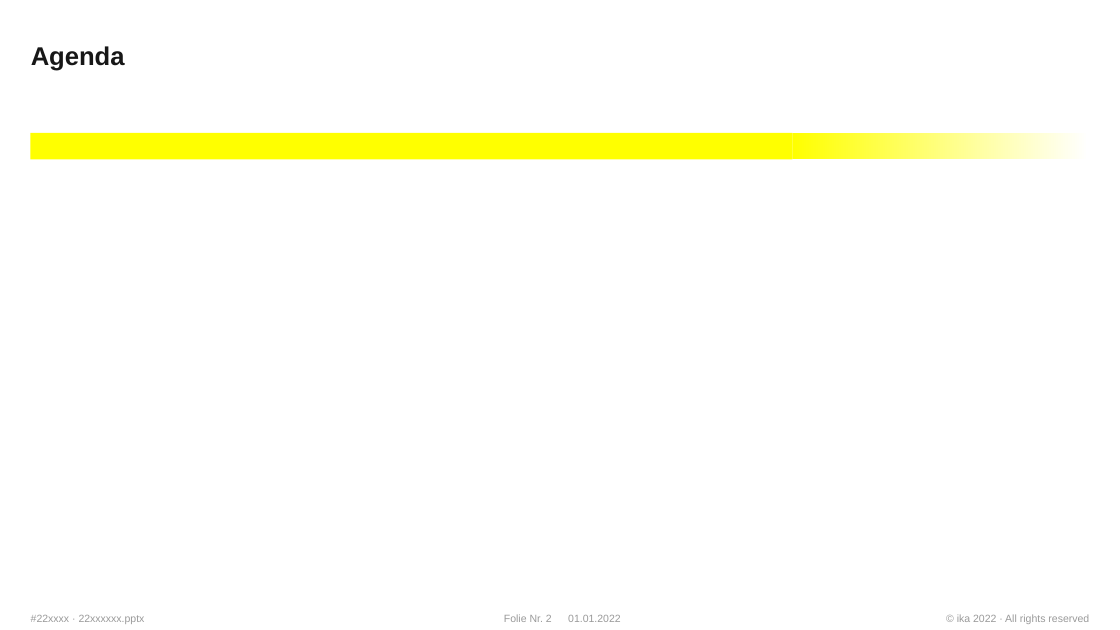
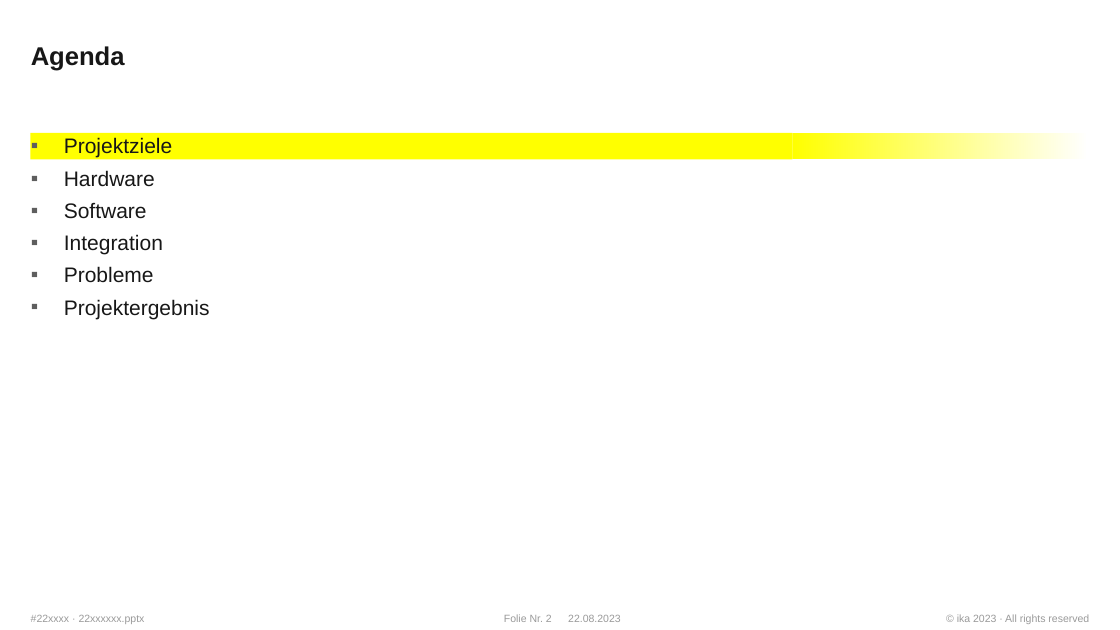
Before and after one commit to WhR4Ven/Diss_Dokument, a slide deck: slide 2 of Vortrag/SbW.pptx. Drawn at 1120x630 pixels with LibreOffice and Linux fonts; fonts in the diff are those of the drawing; background and template pictures are left out. Boxes give left, top, right and bottom in pixels: in the first picture for what was removed or moved away, otherwise in the second. Text is boxed around its words. In the diff, an @@ line names an element or a change of style, - is before the commit and + after.

```diff
--- a/Vortrag/SbW.pptx
+++ b/Vortrag/SbW.pptx
@@ text added at box(64, 137, 210, 319), 18 pt, text #171717 @@
+▪ Projektziele
+▪ Hardware
+▪ Software
+▪ Integration
+▪ Probleme
+▪ Projektergebnis
@@ text at box(568, 615, 621, 622): text changed @@
-01.01.2022
+22.08.2023
```
Also in this commit, not shown: 9 other slides changed, 9 slides added, 2 slides removed.
